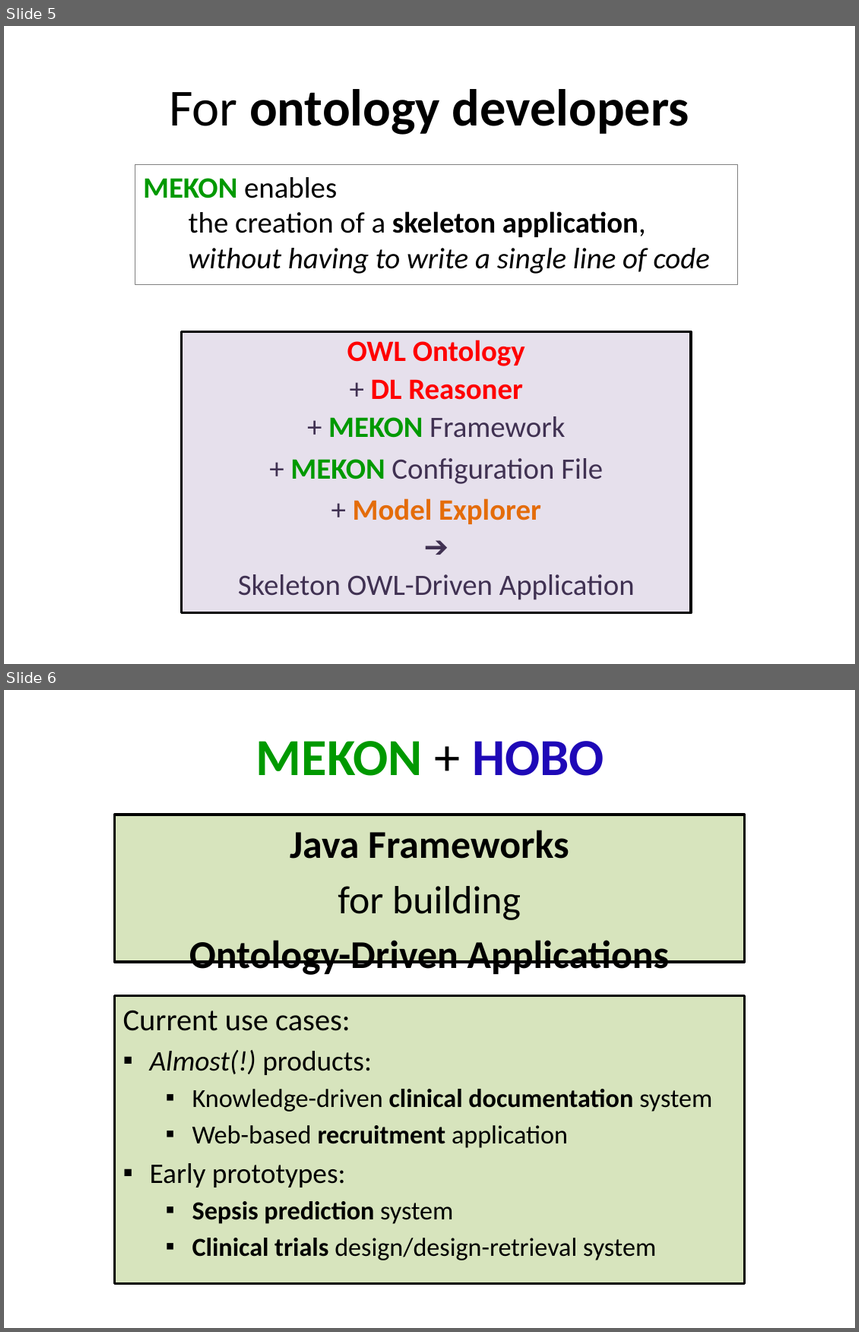
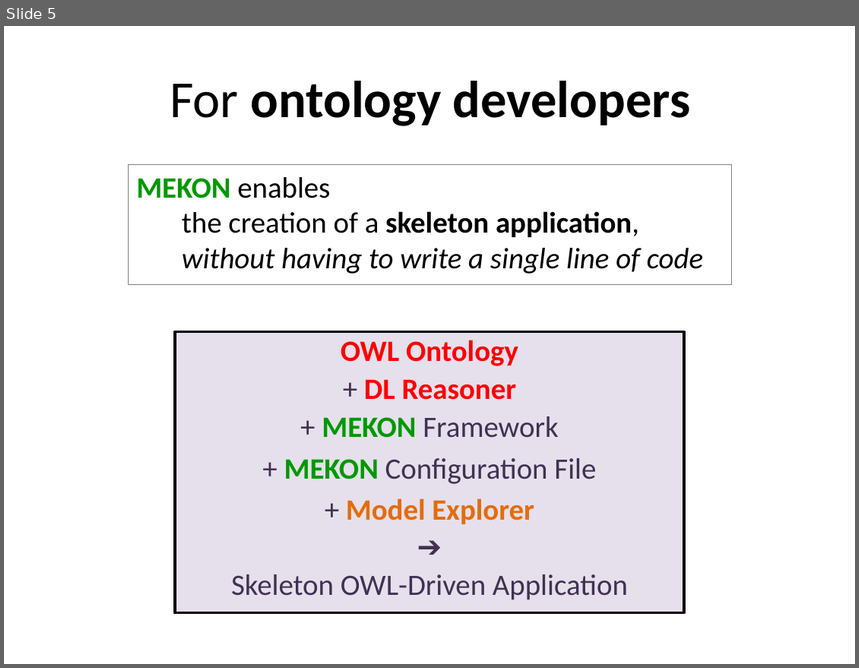
Before and after one commit to colin-puleston/mekon-hobo, a slide deck: docs/MEKON-HOBO in a nutshell.pptx. Shown one above the other, each under a label of ours: slides 5 and 6 before the commit, slide 5 after it. The pictures are 859x1332 and 859x668 pixels, drawn with LibreOffice and Linux fonts; fonts in the diff are those of the drawing. Boxes give left, top, right and bottom in pixels: in the first picture for what was removed or moved away, otherwise in the second. Text is boxed around its words. In the diff, an @@ line names an element or a change of style, - is before the commit and + after.

```diff
--- a/docs/MEKON-HOBO in a nutshell.pptx
+++ b/docs/MEKON-HOBO in a nutshell.pptx
@@ slide 6 removed at bbox=[4, 690, 855, 1328], background #FFFFFF @@
@@ title removed at bbox=[256, 741, 604, 776] @@
-MEKON + HOBO
@@ text removed at bbox=[115, 815, 744, 962] @@
-Java Frameworks
-for building
-Ontology-Driven Applications
@@ rectangle removed at bbox=[115, 996, 744, 1284] @@
-Current use cases:
-▪ Almost(!) products:
-  ▪ Knowledge-driven clinical documentation system
-  ▪ Web-based recruitment application
-▪ Early prototypes:
-  ▪ Sepsis prediction system
-  ▪ Clinical trials design/design-retrieval system
@@ slide 5 changed as well @@
@@ title "For ontology developers": place and size @@
-title "For ontology developers" at bbox=[169, 89, 690, 135]
+title "For ontology developers" at bbox=[170, 81, 690, 126]
@@ text "MEKON enables the creation of ...": place and size @@
-text "MEKON enables the creation of ..." at bbox=[135, 164, 739, 284]
+text "MEKON enables the creation of ..." at bbox=[129, 164, 732, 284]
@@ rectangle "OWL Ontology": place and size @@
-rectangle "OWL Ontology" at bbox=[182, 332, 691, 613]
+rectangle "OWL Ontology" at bbox=[175, 332, 684, 613]
```
Also in this commit, not shown: 4 other slides changed, 1 slide added, 4 other slides removed.
